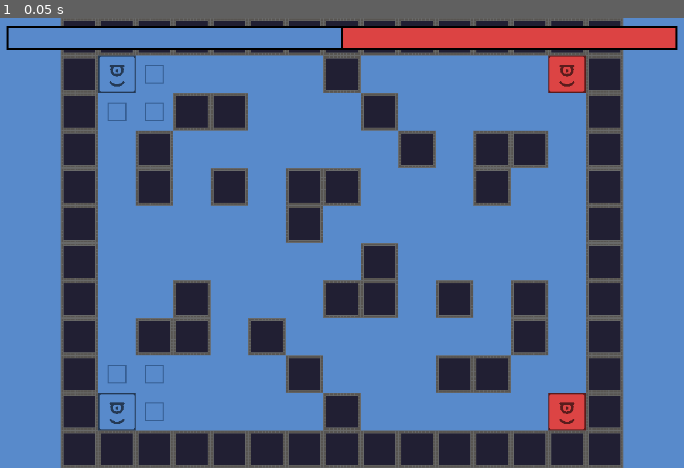
Above: before the commit, frame 1.
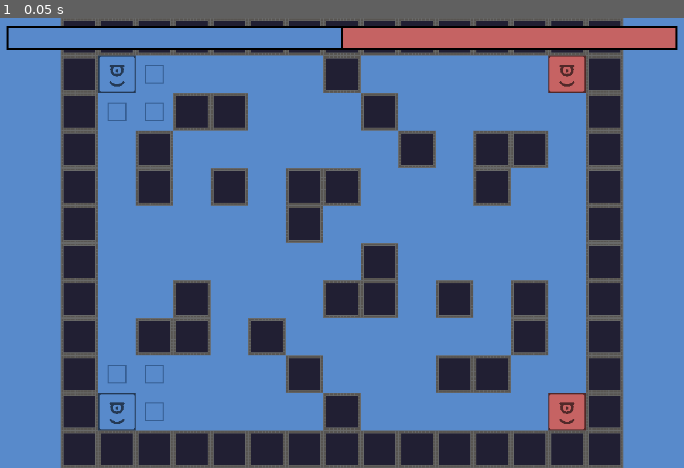
Above: after the commit, the same moment.

Repository: VoidScientist/Terrain-War
Game: Godot game, scene res://scenes/Game.tscn
Same seed, same stepped clock (60 frames per second), same inputs: the game is played once before the commit and once after it.
Inputs:
- Up to frame 1 (0.05 s): no input

The runs differ from the first frame. In frame 1, 2.9% of the frame differs, in the area x 50-99%, y 2-92%.

Commit message:
game back to former state

Diff:
--- a/scenes/Game.tscn
+++ b/scenes/Game.tscn
@@ -25,7 +25,7 @@
 [node name="PlayerService" type="Node2D" parent="."]
 script = ExtResource( 6 )
 player_1_col = Color( 0.34902, 0.545098, 0.8, 1 )
-player_2_col = Color( 0.866667, 0.270588, 0.270588, 1 )
+player_2_col = Color( 0.780392, 0.392157, 0.392157, 1 )
 
 [node name="Camera2D" type="Camera2D" parent="."]
 current = true
@@ -122,3 +122,5 @@
 bbcode_text = "[center]Les bleus ont gagné !"
 text = "Les bleus ont gagné !"
 fit_content_height = true
+
+[connection signal="game_ended" from="." to="UI/UI_container/win_band" method="_on_TileMap_game_ended"]
--- a/scripts/map.gd
+++ b/scripts/map.gd
@@ -56,7 +56,6 @@
 		check_isolated_area()
 
 		current_player = players.change_turn()
-		print(current_player.tile_id)
 
 		if players.game_finished(max_score):
 			emit_signal("game_ended", players.get_winner())
--- a/scripts/player_service.gd
+++ b/scripts/player_service.gd
@@ -10,8 +10,8 @@
 var rand_gen: RandomNumberGenerator
 
 func _ready():
-	var player1 = Player.new("Player1", 0, player_1_col)
-	var player2 = Player.new("Player2", 1, player_2_col)
+	var player1 = Player.new("Joueur 1", 0, player_1_col)
+	var player2 = Player.new("Joueur 2", 1, player_2_col)
 
 	rand_gen = RandomNumberGenerator.new()
 	rand_gen.randomize()
--- a/scripts/win_band_handler.gd
+++ b/scripts/win_band_handler.gd
@@ -7,3 +7,15 @@
 
 func set_text(text):
 	$win_label.bbcode_text = "[center]" + text + "[/center]"
+
+func _on_TileMap_game_ended(winner):
+
+	if winner is Player:
+		set_text(winner.name + " a gagné!")
+		$win_label.set("custom_colors/default_color", winner.color)
+		appear()
+		return
+
+	set_text("Match nul !")
+	$win_bg.set("custom_colors/default_color", Color.whitesmoke)
+	appear()
